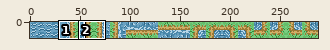
Sprite sheet, stored at Assets/Art/WATERSprite.png. The first picture is a wide view before the edit; the outline marks the close-up.
Close-up. Before the commit:
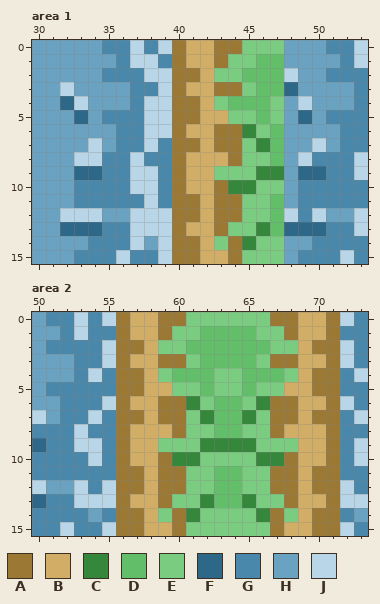
The file is 288x16 pixels. Shown: area 1: x 30..53, y 0..15; area 2: x 50..73, y 0..15. The commit also changed other parts of the picture, which this record leaves out.
Palette (. is transparent): A #9b7935  B #d2ad65  C #35883b  D #63be6a  E #7acd80  F #2e6889  G #4a88ab  H #6aa2c2  J #b8d6e7
Pixels before, area 1, first column x 30:
 0 HHHHHGGJGJABBAAEEEHHHGGJ
 1 HHHHHHGJJGABBAEEDDHHHHGJ
 2 HHHHHGGGJJAABEEDDDJHHGGG
 3 HHJHHHHGGJABBAAEDDFHHHHG
 4 HHFJHHHGJJAABEDDDEHJHHHG
 5 HHHFHGGGJJAABBEEDEHFHGGG
 6 HHHHHHGGJJABBAACEDHHHHGG
 7 HHHHJHGGJGAABAAECDHHJHGG
 8 HHHJJGGJGGABBBAEEDHJGGGJ
 9 HHHFFGGJJGABBEEECCHFFGGJ
10 HHHGGGGJJGABBACCEEHGGGGG
11 HHHGGGGGJGAABAAEEDHGGGGG
12 HHJJJHHJJJAABAAEEDJGJHHJ
13 HHFFFGGJJJABBAEECDFFFGGJ
14 HHHHGGGJHJAABEACEEHHGGGG
15 HHHGGGJGGJAABBAEEEHGGGJG
Pixels before, area 2, first column x 50:
 0 HGGJGJABBAAEEEEEEAABBAJG
 1 HHGJGGABBAEEDDDDEEABBAGG
 2 HGGGGJAABEEDDDDDDEEBAAJG
 3 HHHGGJABBAAEDDDDEAABBAJG
 4 HHHGJGAABEDDDEEDDDEBAAGJ
 5 HGGGGGAABBEEDEEDEEBBAAGG
 6 HHGGGJABBAACEDDECAABBAJG
 7 JHGGJGAABAAECDDCEAABAAGJ
 8 GGGJGGABBBAEEDDEEABBBAGG
 9 FGGJJGABBEEECCCCEEEBBAGJ
10 GGGGJGABBACCEEEECCABBAGJ
11 GGGGGGAABAAEEDDEEAABAAGG
12 JHHJGJAABAAEEDDEEAABAAJG
13 FGGJJJABBAEECDDCEEABBAJJ
14 GGGGHGAABEACEEEECAEBAAGH
15 GGJGGJAABBAEEEEEEABBAAJG
The result:
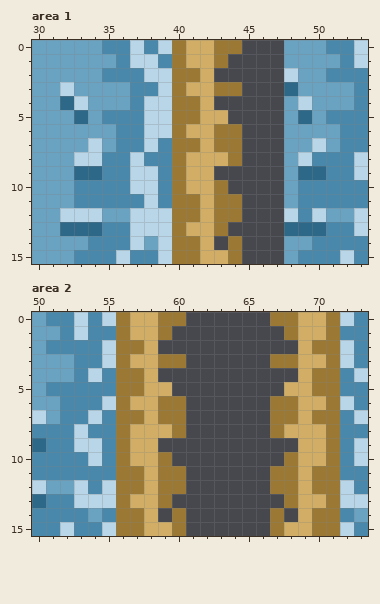
Change:
Changed rows in their new state; - is an unchanged pixel.
Area 1:
first column x 43:
 0 --...
 1 -....
 2 .....
 3 --...
 4 .....
 5 -....
 6 --...
 7 --...
 8 --...
 9 .....
10 -....
11 --...
12 --...
13 -....
14 .-...
15 --...
Area 2:
first column x 59:
 0 --......--
 1 -........-
 2 ..........
 3 --......--
 4 ..........
 5 -........-
 6 --......--
 7 --......--
 8 --......--
 9 ..........
10 -........-
11 --......--
12 --......--
13 -........-
14 .-......-.
15 --......--
Where, in picture pixels (left, top, right, bottom), the same in both close-ups:
erased: (214, 40, 284, 264)
erased: (158, 312, 298, 536)
